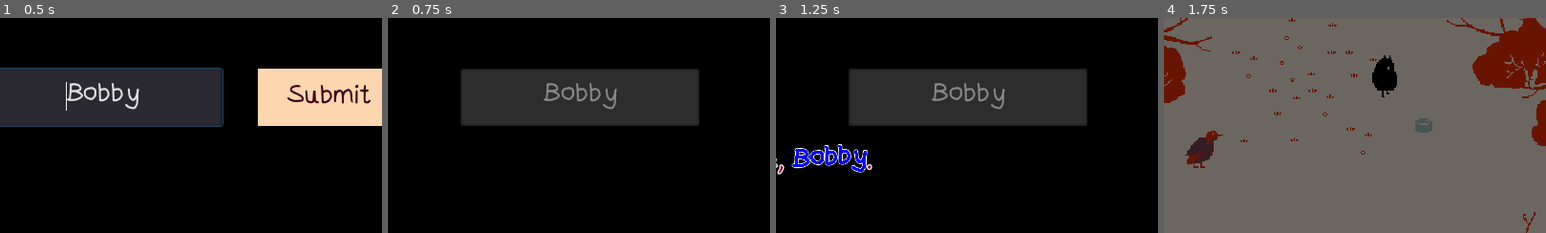
Above: before the commit, frames 1-4 (left to right).
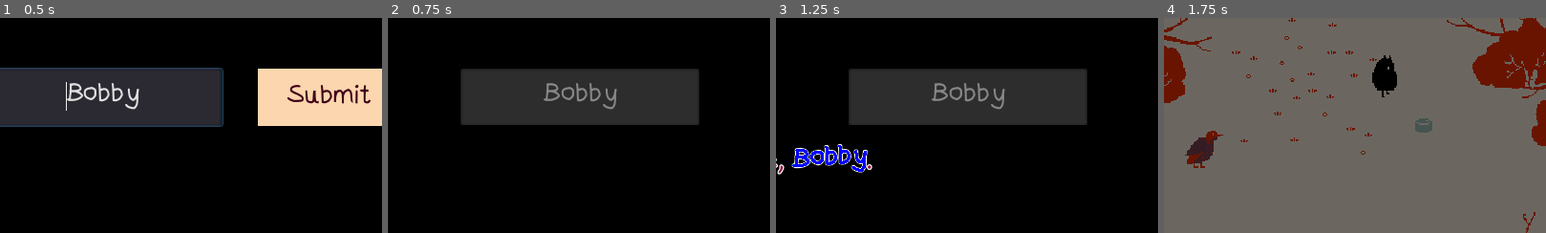
Above: after the commit, the same moments.

Repository: QueenChristina/gd_dialog
Game: Godot game, scene res://Scenes/World.tscn
Same seed, same stepped clock (60 frames per second), same inputs: the game is played once before the commit and once after it.
Inputs (mouse positions are % of the whole screen's width and height, from its top left):
- Up to frame 1 (0.5 s): no input
- Up to frame 2 (0.75 s): click "Submit" at 0.5 s
- Up to frame 3 (1.25 s): no input
- Up to frame 4 (1.75 s): move the mouse to (72, 45) at 1.27 s; hold Right (ui_right) from 1.28 s (still down); hold Space (confirm) from 1.28 s (still down)
The pictures show only the part of the screen within x 25-75%, y 32-82%; the shares and areas given below are measured in that part.

Frame 1 is identical in both runs. In frame 2, 0.3% of the frame differs, in the area x 19-81%, y 49-51%; in frame 3, 0.3%; in frame 4, less than 0.1%.

Commit message:
Separated UI dialog from scenes - moved to one main world scene, and added simple day-night cycle

Diff:
--- /dev/null
+++ b/src/Assets/Enviro/DayNightCycle.tscn
@@ -0,0 +1,25 @@
+[gd_scene load_steps=2 format=2]
+
+[sub_resource type="Animation" id=9]
+resource_name = "DayNightCycle"
+length = 120.0
+loop = true
+tracks/0/type = "value"
+tracks/0/path = NodePath(".:color")
+tracks/0/interp = 1
+tracks/0/loop_wrap = true
+tracks/0/imported = false
+tracks/0/enabled = true
+tracks/0/keys = {
+"times": PoolRealArray( 0, 9.9, 24.1, 32.9, 43, 57.4, 68, 77.8, 87, 95, 100, 120 ),
+"transitions": PoolRealArray( 1, 1, 1, 1, 1, 1, 1, 1, 1, 1, 1, 1 ),
+"update": 0,
+"values": [ Color( 1, 1, 1, 1 ), Color( 1, 0.992157, 0.94902, 1 ), Color( 0.941176, 0.823529, 0.698039, 1 ), Color( 0.772549, 0.752941, 0.898039, 1 ), Color( 0.439216, 0.560784, 0.737255, 1 ), Color( 0.227451, 0.388235, 0.533333, 1 ), Color( 0.215686, 0.305882, 0.541176, 1 ), Color( 0.207843, 0.384314, 0.545098, 1 ), Color( 0.498039, 0.67451, 0.952941, 1 ), Color( 0.952941, 0.827451, 1, 1 ), Color( 1, 0.898039, 0.941176, 1 ), Color( 1, 1, 0.976471, 1 ) ]
+}
+
+[node name="DayNightCycle" type="CanvasModulate"]
+
+[node name="AnimationPlayer" type="AnimationPlayer" parent="."]
+autoplay = "DayNightCycle"
+playback_speed = 0.2
+anims/DayNightCycle = SubResource( 9 )
--- a/src/Scenes/Abyss.gd
+++ b/src/Scenes/Abyss.gd
@@ -3,7 +3,7 @@
 export var talk_id = "welcome"
 
 onready var anim_player = $AnimationPlayer
-onready var name_setter = $UI/SetName
+onready var name_setter = $CanvasLayer/SetName
 
 func _ready():
 	GameState.cutscene = true
--- a/src/Scenes/Abyss.tscn
+++ b/src/Scenes/Abyss.tscn
@@ -1,7 +1,6 @@
-[gd_scene load_steps=8 format=2]
+[gd_scene load_steps=7 format=2]
 
 [ext_resource path="res://Scenes/Abyss.gd" type="Script" id=1]
-[ext_resource path="res://UI/UI.tscn" type="PackedScene" id=2]
 [ext_resource path="res://UI/YellowTheme.tres" type="Theme" id=3]
 [ext_resource path="res://UI/GetPlayerName.gd" type="Script" id=4]
 
@@ -61,16 +60,14 @@
 "_edit_use_anchors_": false
 }
 
-[node name="UI" parent="." instance=ExtResource( 2 )]
-
-[node name="SetName" type="Control" parent="UI"]
+[node name="SetName" type="Control" parent="CanvasLayer"]
 anchor_right = 1.0
 anchor_bottom = 1.0
 __meta__ = {
 "_edit_use_anchors_": false
 }
 
-[node name="Label" type="Label" parent="UI/SetName"]
+[node name="Label" type="Label" parent="CanvasLayer/SetName"]
 anchor_left = 0.5
 anchor_right = 0.5
 margin_left = -89.5
@@ -85,7 +82,7 @@
 "_edit_use_anchors_": false
 }
 
-[node name="HBox" type="HBoxContainer" parent="UI/SetName"]
+[node name="HBox" type="HBoxContainer" parent="CanvasLayer/SetName"]
 anchor_left = 0.5
 anchor_top = 0.5
 anchor_right = 0.5
@@ -101,7 +98,7 @@
 "_edit_use_anchors_": false
 }
 
-[node name="PlayerName" type="LineEdit" parent="UI/SetName/HBox"]
+[node name="PlayerName" type="LineEdit" parent="CanvasLayer/SetName/HBox"]
 margin_left = 8.0
 margin_right = 208.0
 margin_bottom = 48.0
@@ -115,7 +112,7 @@
 "_edit_use_anchors_": false
 }
 
-[node name="Button" type="Button" parent="UI/SetName/HBox"]
+[node name="Button" type="Button" parent="CanvasLayer/SetName/HBox"]
 margin_left = 238.0
 margin_right = 358.0
 margin_bottom = 48.0
@@ -128,6 +125,6 @@
 anims/FadeIn = SubResource( 2 )
 anims/FadeOut = SubResource( 3 )
 
-[connection signal="submitted_player_name" from="UI/SetName/HBox" to="." method="_on_submitted_player_name"]
-[connection signal="text_entered" from="UI/SetName/HBox/PlayerName" to="UI/SetName/HBox" method="_on_submit_name"]
-[connection signal="pressed" from="UI/SetName/HBox/Button" to="UI/SetName/HBox" method="_on_submit_name"]
+[connection signal="submitted_player_name" from="CanvasLayer/SetName/HBox" to="." method="_on_submitted_player_name"]
+[connection signal="text_entered" from="CanvasLayer/SetName/HBox/PlayerName" to="CanvasLayer/SetName/HBox" method="_on_submit_name"]
+[connection signal="pressed" from="CanvasLayer/SetName/HBox/Button" to="CanvasLayer/SetName/HBox" method="_on_submit_name"]
--- a/src/Scenes/Introduction.gd
+++ b/src/Scenes/Introduction.gd
@@ -1,6 +1,4 @@
 extends Node
-
-onready var UI = $UI
 
 func _ready():
 	pass
--- a/src/Scenes/Introduction.tscn
+++ b/src/Scenes/Introduction.tscn
@@ -1,6 +1,6 @@
 [gd_scene load_steps=29 format=2]
 
-[ext_resource path="res://UI/UI.tscn" type="PackedScene" id=1]
+[ext_resource path="res://Assets/Enviro/DayNightCycle.tscn" type="PackedScene" id=1]
 [ext_resource path="res://Scenes/Introduction.gd" type="Script" id=2]
 [ext_resource path="res://Assets/YellowTiles.tres" type="TileSet" id=3]
 [ext_resource path="res://Assets/Actors/Player.tscn" type="PackedScene" id=4]
@@ -264,6 +264,8 @@
 [node name="Introduction" type="Node"]
 script = ExtResource( 2 )
 
+[node name="DayNightCycle" parent="." instance=ExtResource( 1 )]
+
 [node name="TileMap" type="TileMap" parent="."]
 z_index = -2
 tile_set = ExtResource( 3 )
@@ -282,8 +284,6 @@
 
 [node name="Timer" type="Timer" parent="Camera"]
 
-[node name="UI" parent="." instance=ExtResource( 1 )]
-
 [node name="SFX" type="AudioStreamPlayer" parent="."]
 script = ExtResource( 16 )
 
--- a/src/Scenes/World.tscn
+++ b/src/Scenes/World.tscn
@@ -1,10 +1,13 @@
-[gd_scene load_steps=3 format=2]
+[gd_scene load_steps=4 format=2]
 
 [ext_resource path="res://Scenes/Introduction.tscn" type="PackedScene" id=1]
 [ext_resource path="res://Scenes/Abyss.tscn" type="PackedScene" id=2]
+[ext_resource path="res://UI/UI.tscn" type="PackedScene" id=3]
 
 [node name="World" type="Node2D"]
 
 [node name="Introduction" parent="." instance=ExtResource( 1 )]
 
 [node name="Abyss" parent="." instance=ExtResource( 2 )]
+
+[node name="UI" parent="." instance=ExtResource( 3 )]
--- a/src/UI/UI.tscn
+++ b/src/UI/UI.tscn
@@ -133,9 +133,6 @@
 [node name="PanelContainer" parent="DialogSmall/TextBox/Margin/HBox" index="0"]
 custom_styles/panel = SubResource( 3 )
 
-[node name="Icon" parent="DialogSmall/TextBox/Margin/HBox/PanelContainer" index="0"]
-frame = 0
-
 [node name="VBox" parent="DialogSmall/TextBox/Margin/HBox" index="1"]
 margin_right = 510.0
 
@@ -175,9 +172,6 @@
 [node name="PanelContainer" parent="DialogBlack/TextBox/Margin/HBox" index="0"]
 custom_styles/panel = SubResource( 6 )
 
-[node name="Icon" parent="DialogBlack/TextBox/Margin/HBox/PanelContainer" index="0"]
-frame = 0
-
 [node name="Menu" parent="." instance=ExtResource( 2 )]
 visible = false
 
--- a/src/UI/dialog/dialog.gd
+++ b/src/UI/dialog/dialog.gd
@@ -4,6 +4,13 @@
 branching dialog, optional avatar icon, and optional name.
 
 Dependencies: Global.db_dialog, GameState.talking
+
+Info:
+	Godot Open Dialogue System
+	by Tina Qin (QueenChristina)
+	https://github.com/QueenChristina/gd_dialog
+	License: MIT.
+	Please credit me if you use! Thank you! <3
 """
 # TODO: export and set (1) Panel container text and (2) Panel container name by loading saved panel styles,
 # affectable by theme.
